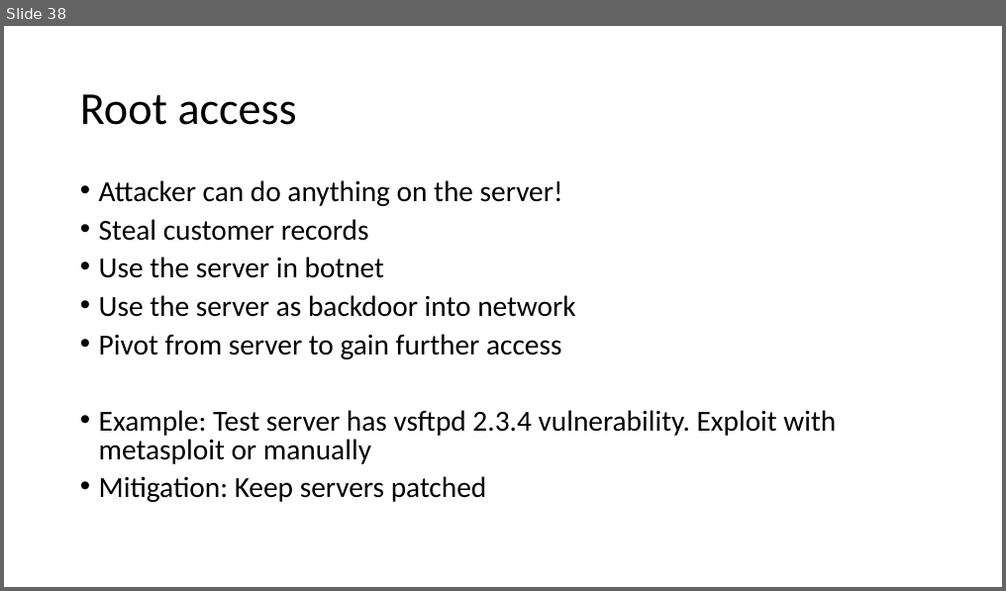
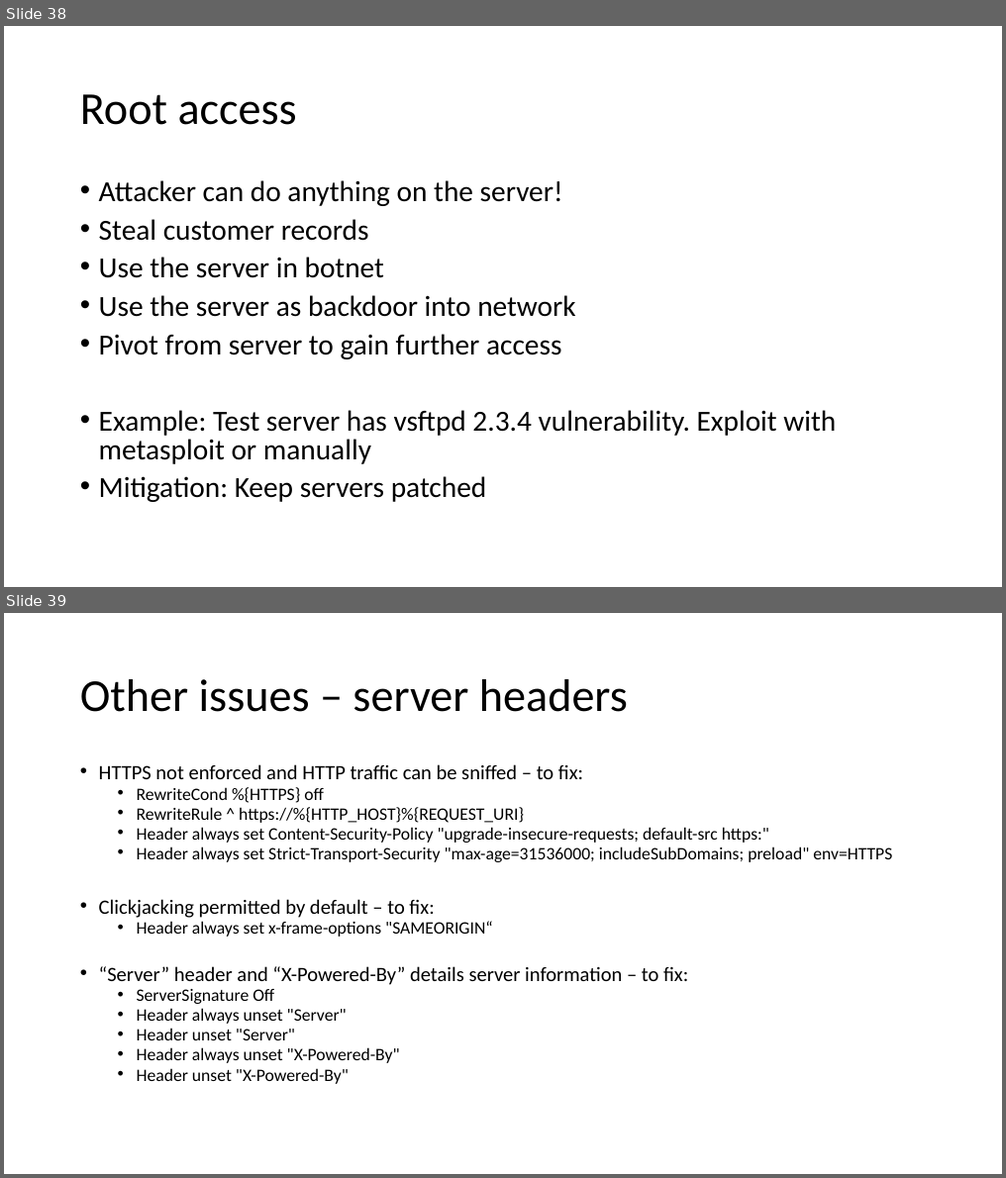
Before and after one commit to koga73/security-test, a slide deck: documents/Ethical_Hacking_101.pptx. Shown one above the other, each under a label of ours: slide 38 before the commit, slides 38 and 39 after it. The pictures are 1006x591 and 1006x1178 pixels, drawn with LibreOffice and Linux fonts; fonts in the diff are those of the drawing. Boxes give left, top, right and bottom in pixels: in the first picture for what was removed or moved away, otherwise in the second. Text is boxed around its words. In the diff, an @@ line names an element or a change of style, - is before the commit and + after.

```diff
--- a/documents/Ethical_Hacking_101.pptx
+++ b/documents/Ethical_Hacking_101.pptx
@@ slide 39 added at [4, 613, 1002, 1174], background #FFFFFF @@
@@ title added at [80, 679, 628, 712], 44 pt, text #000000 @@
+Other issues – server headers
@@ text added at [99, 764, 892, 1084], 16.8 pt, text #000000 @@
+• HTTPS not enforced and HTTP traffic can be sniffed – to fix:
+  • RewriteCond %{HTTPS} off
+  • RewriteRule ^ https://%{HTTP_HOST}%{REQUEST_URI}
+  • Header always set Content-Security-Policy "upgrade-insecure-requests; default-src https:"
+  • Header always set Strict-Transport-Security "max-age=31536000; includeSubDomains; preload" env=HTTPS
+• Clickjacking permitted by default – to fix:
+  • Header always set x-frame-options "SAMEORIGIN“
+• “Server” header and “X-Powered-By” details server information – to fix:
+  • ServerSignature Off
+  • Header always unset "Server"
+  • Header unset "Server"
+  • Header always unset "X-Powered-By"
+  • Header unset "X-Powered-By"
```
Also in this commit, not shown: 1 slide changed, 1 other slide added.
